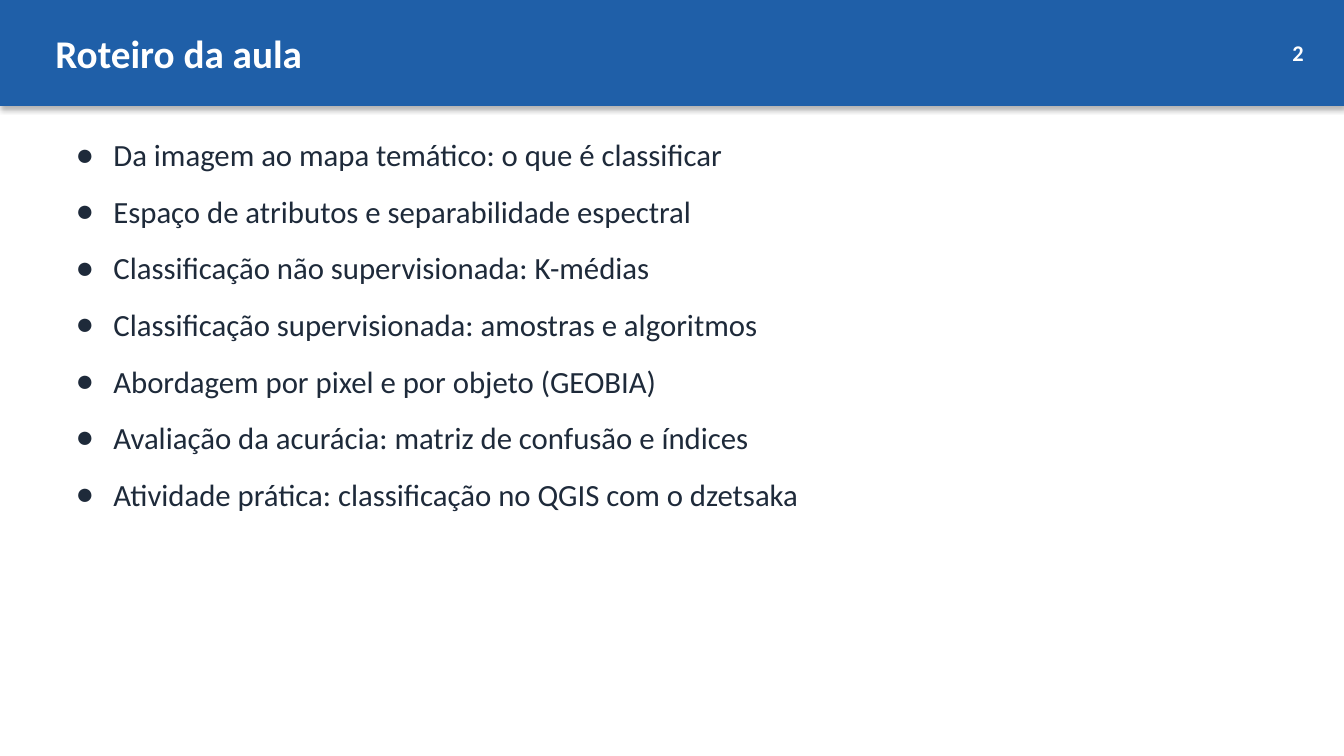
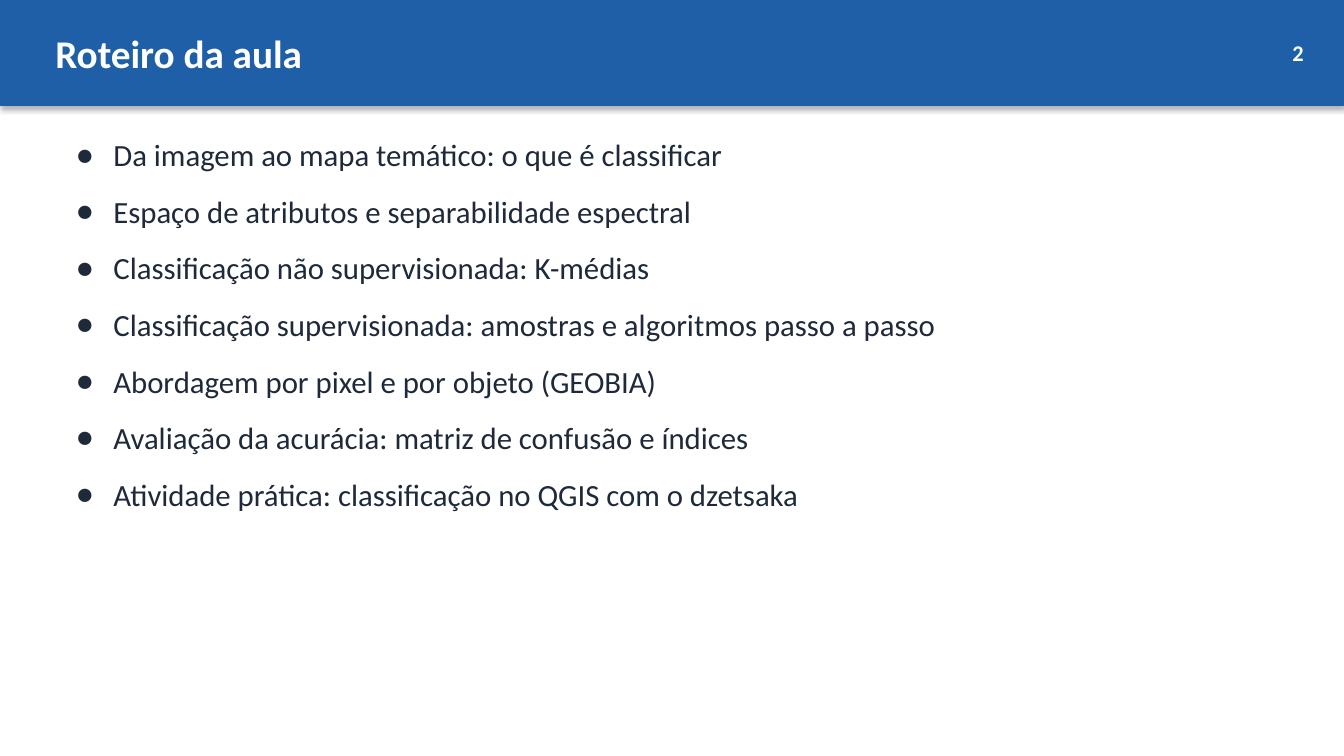
Before and after one commit to hatanpinheiro/hatanpinheiro.github.io, a slide deck: slide 2 of aula/classificacao/slides/Aula2_Classificacao.pptx. Drawn at 1344x756 pixels with LibreOffice and Linux fonts; fonts in the diff are those of the drawing. Boxes give left, top, right and bottom in pixels: in the first picture for what was removed or moved away, otherwise in the second. Text is boxed around its words. In the diff, an @@ line names an element or a change of style, - is before the commit and + after.

```diff
--- a/aula/classificacao/slides/Aula2_Classificacao.pptx
+++ b/aula/classificacao/slides/Aula2_Classificacao.pptx
@@ text at <box>113,314,935,342</box>: text changed @@
-● Classificação supervisionada: amostras e algoritmos
+● Classificação supervisionada: amostras e algoritmos passo a passo
```
Also in this commit, not shown: 13 other slides changed, 5 slides added, 4 other files.
